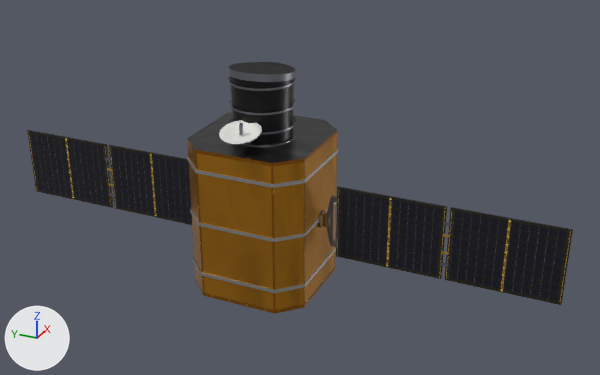
Two versions of the glTF model api-interop/gnss-predict/models/superview-neo-1/superview-neo-1.glb, one commit apart.
Camera for both pictures: a 50 mm camera at (-7.9, -4.01, 4.3) aimed at (0.14, -0.39, 0.27). Arrows for +X, +Y and +Z are at lower left; the lights stay in place. The older version comes first. Where no turn or scale is listed for an object, it has been applied to the vertices. Vertices at exactly the same position are counted once.

In view in the first picture: 'bus', 'wing+Y', 'wing-Y' and 1 more.
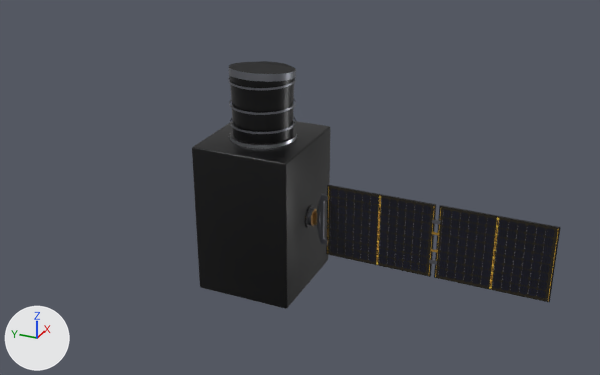
Where the change shows, as pixel boxes [x1, y1, x2, y2] in the pictures (600 x 375 px; the box of a moved part takes in the faces that stretch with it):
'bus', reshaped (9% narrower): before [187, 62, 338, 314]; after [192, 61, 330, 309]
'wing-Y', moved: before [323, 186, 573, 305]; after [313, 185, 561, 303]
'wing+Y', deleted: before [27, 130, 192, 225]
    faces in mat_solar_cells (picture img_tex_solar_front): [27, 131, 192, 225]
    faces in mat_panel_edge (black #0d0d0e): [27, 130, 187, 208]
part 1 of me_bus, moved or reshaped: before [230, 117, 296, 135]; after [230, 116, 296, 134]
part 2 of me_bus, rebuilt (9% narrower, 7% shorter): before [187, 112, 338, 314]; after [192, 121, 330, 309]
part 3 of me_bus, deleted: before [187, 120, 338, 293]

Diff of the bpy script that builds the scene:
```diff
--- a/api-interop/gnss-predict/models/superview-neo-1/superview-neo-1.glb.py
+++ b/api-interop/gnss-predict/models/superview-neo-1/superview-neo-1.glb.py
@@ me_bus @@
 # used by ob_bus; location = (0.0, 0.0, 0.0)
-me_bus.from_pydata(...)  # 1018 vertices, 1534 faces; spans x -0.76..0.73, y -0.73..0.73, z -1.12..1.74
-me_bus.materials.append(mat_mli_gold)
+me_bus.from_pydata(...)  # 812 vertices, 1166 faces; spans x -0.62..0.65, y -0.57..0.57, z -1.1..1.74
+# me_bus part 1: the loose piece of 56 vertices spanning x -0.37..0.37, y -0.37..0.37, z 1.06..1.08 is moved by (0.0, 0.0, 0.01)
+# me_bus part 2: the loose piece of 16 vertices spanning x -0.72..0.72, y -0.72..0.72, z -0.93..0.93 is rebuilt with 96 vertices and now spans x -0.62..0.62, y -0.57..0.57, z -0.9..0.9, in mat_carbon_black (black #0b0b0d)
+# me_bus part 3: 8 loose pieces with 294 vertices, spanning x -0.76..0.73, y -0.73..0.73, z -0.65..1.23, are deleted
+# other edits to the shape of me_bus do not show in these pictures
 me_bus.materials.append(mat_mli_black)
@@ ob_wing_y @@
-ob_wing_y = bpy.data.objects.new('wing+Y', me_wing_y)
-ob_wing_y.location = (0.0, 0.7, 0.0)
@@ ob_wing_y_1 @@
 ob_wing_y_1 = bpy.data.objects.new('wing-Y', me_wing_y_1)
-ob_wing_y_1.location = (0.0, -0.7, 0.0)
+ob_wing_y_1.location = (0.0, -0.58, 0.0)
```
